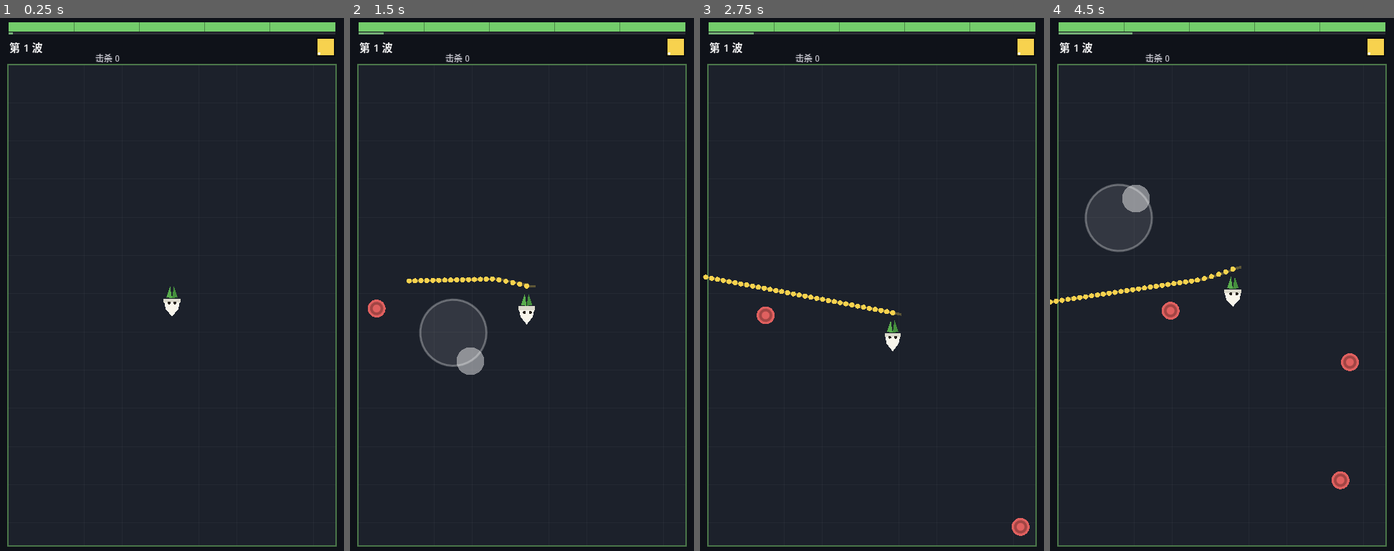
Above: before the commit, frames 1-4 (left to right).
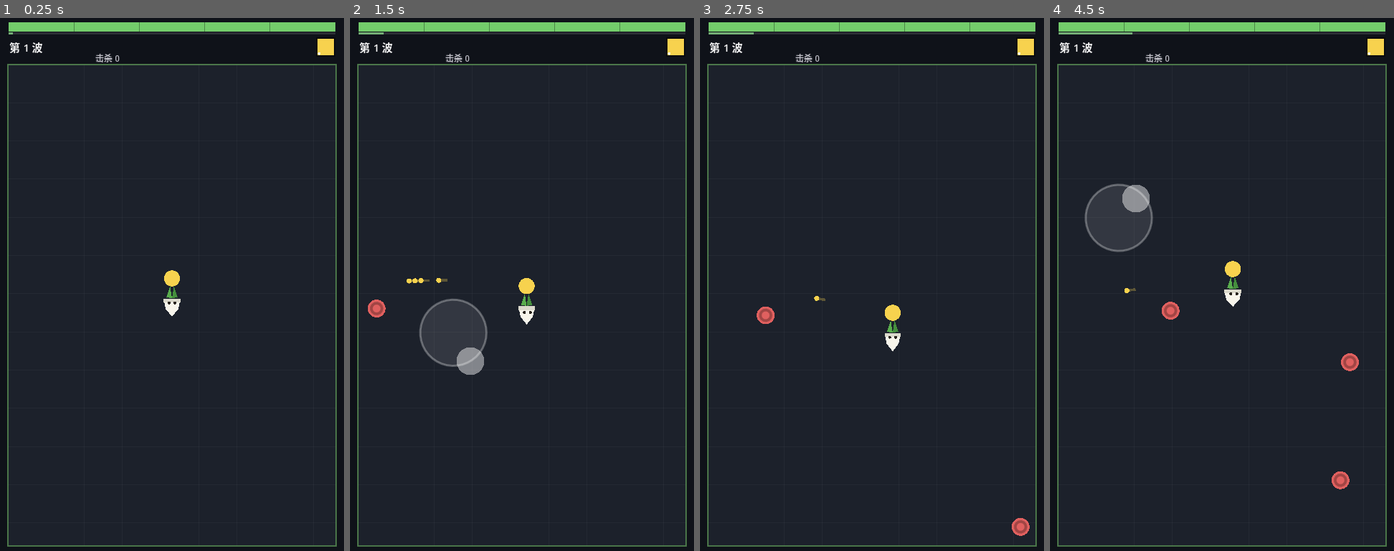
Above: after the commit, the same moments.

Repository: xiaomo945/veggie-arena
Game: Godot game, scene res://ui/Screens/Main.tscn
Two runs of this game, one before a commit and one after it. Both use one fixed random seed, a clock stepped at 60 frames per second and the inputs below.
Inputs (mouse positions are in pixels of both pictures, inside the frame that each line leads up to):
- Up to frame 1 (0.25 s): no input
- Up to frame 2 (1.5 s): tap Enter at 0.5 s; move the mouse to (597, 273) at 0.52 s; click (597, 273) at 0.67 s; drag from (453, 332) to (504, 417) at 1.27 s
- Up to frame 3 (2.75 s): move the mouse to (906, 177) at 2.02 s; click (906, 177) at 2.17 s
- Up to frame 4 (4.5 s): drag from (1204, 417) to (1118, 220) at 2.77 s; move the mouse to (1325, 391) at 3.52 s; click (1325, 391) at 3.67 s; drag from (1118, 220) to (1170, 161) at 4.27 s

The runs differ from the first frame. In frame 1, 0.1% of the frame differs, in the area x 47-53%, y 47-51%; in frame 2, 0.3%; in frame 3, 0.5%, in the area x 0-59%, y 48-57%; in frame 4, 0.5%.

Commit message:
fix: 修模拟断点(_dodge_dir) + weapons_changed 信号参数 bug + 导出 v0.4
- Main.gd: 补上缺失的 _dodge_dir()，模拟才能跑起来；波次结束自动购买并推进，模拟同时成为购买路径集成测试
- 真 bug: weapons_changed 信号声明带参，但 Player/HUD 处理函数写 0 参 → 每次买武器玩家武器不刷新（静默失效），已修
- 真 bug: Player._rebuild_weapons 参数名与成员 _weapons 撞名导致成员缓存永远为空 → 0 开火，已改名
- Art.gd 美术接入层(有图用图/没图手绘) + 死亡页 + 敌人/玩家双路径绘制
- 导出网页版 v0.4（单线程，无需 COOP/COEP）
- 153 项单测全绿，150s 模拟无报错（开火/命中/击杀/波次/商店/死亡全链路贯通）

Diff:
--- /dev/null
+++ b/godot/autoload/Art.gd
@@ -0,0 +1,65 @@
+extends Node
+
+# 美术资源访问层（autoload）
+#
+# 职责只有一件：把"名字"翻译成 res://art/ 下的贴图，并把结果缓存起来。
+# 缺图时返回 null（不是报错），调用方自己退回手绘外观 ——
+# 这样美术永远卡不住开发，反过来也不会因为漏图崩游戏。
+#
+# 命名 / 目录 / 导入设置见 docs/10_资源接入规范.md
+
+const ART_DIR := "res://art/"
+const SPRITE_PREFIX := "sprite_"
+const ICON_PREFIX := "icon_"
+const EXT := ".png"
+
+# key: 完整路径，value: Texture2D 或 null
+# 缓存 null 是有意的：缺图只查一次，之后走字典，不会每帧碰文件系统
+var _cache: Dictionary = {}
+
+# ---- 名字归一化：大小写、空格、连字符都不影响命中 ----
+static func normalize(name: String) -> String:
+	var s := name.strip_edges().to_lower()
+	s = s.replace(" ", "_")
+	s = s.replace("-", "_")
+	while s.find("__") >= 0:
+		s = s.replace("__", "_")
+	return s
+
+static func sprite_path(name: String) -> String:
+	return ART_DIR + SPRITE_PREFIX + normalize(name) + EXT
+
+static func icon_path(name: String) -> String:
+	return ART_DIR + ICON_PREFIX + normalize(name) + EXT
+
+func sprite(name: String) -> Texture2D:
+	return _cached_load(sprite_path(name))
+
+func icon(name: String) -> Texture2D:
+	return _cached_load(icon_path(name))
+
+# 只查不加载（没那张图时避免一次无用的 load）
+func has_sprite(name: String) -> bool:
+	return FileAccess.file_exists(sprite_path(name))
+
+func has_icon(name: String) -> bool:
+	return FileAccess.file_exists(icon_path(name))
+
+# 换皮 / 热重载贴图时用：清掉缓存，下一次访问重新读磁盘
+func clear_cache() -> void:
+	_cache.clear()
+
+func cached_count() -> int:
+	return _cache.size()
+
+func _cached_load(path: String) -> Texture2D:
+	if _cache.has(path):
+		return _cache[path] as Texture2D
+	var tex: Texture2D = null
+	if ResourceLoader.exists(path):
+		var res := ResourceLoader.load(path, "Texture2D")
+		tex = res as Texture2D
+		if tex == null:
+			push_warning("Art: 不是贴图或加载失败 " + path)
+	_cache[path] = tex
+	return tex
--- a/godot/entities/Enemy/Enemy.gd
+++ b/godot/entities/Enemy/Enemy.gd
@@ -4,6 +4,12 @@
 #   小兵 grunt = 红色圆（最常见）
 #   冲刺兵 fast = 橙色尖三角（细长、快）
 #   重甲兵 tank = 紫色六边形（大、慢、硬）
+#
+# 外观优先级：res://art/sprite_enemy_<类型>.png 存在 → 画贴图；
+# 不存在 → 退回下面的手绘几何体。两条路径共用同一套闪白/血条逻辑。
+
+# 贴图绘制边长 = radius * 该系数（贴图里角色占画布约 90%，画出来跟手绘版体量一致）
+const SPRITE_SCALE := 2.2
 
 var alive := false
 var eid := 0
@@ -59,6 +65,15 @@
 	var c := tint
 	if _flash > 0.0:
 		c = Color(1, 1, 1, 1).lerp(tint, 0.25)
+	var tex := Art.sprite("enemy_" + etype)
+	if tex != null:
+		_draw_sprite(tex, radius * SPRITE_SCALE, c)
+	else:
+		_draw_shape(c)
+	_draw_hp_bar()
+
+# 缺图时的手绘造型（保留原顺序：先"看清敌人"，再谈美术）
+func _draw_shape(c: Color) -> void:
 	match etype:
 		"fast":
 			# 尖三角，尖端朝上表示"冲得快"
@@ -80,10 +95,19 @@
 			draw_circle(Vector2.ZERO, radius, c)
 			draw_arc(Vector2.ZERO, radius * 0.6, 0.0, TAU, 14,
 				Color(0, 0, 0, 0.28), 3.0, true)
-	# 血条：只在受伤后显示，满血时不挡视线
-	if hp < max_hp:
-		var w := radius * 2.0
-		var y := -radius - 8.0
-		draw_rect(Rect2(-w * 0.5, y, w, 3.5), Color(0, 0, 0, 0.55))
-		draw_rect(Rect2(-w * 0.5, y, w * clampf(hp / max_hp, 0.0, 1.0), 3.5),
-			Color(0.85, 0.95, 0.5))
+
+# 贴图版本：modulate 直接吃闪白，血条照旧画在上面
+func _draw_sprite(tex: Texture2D, size: float, c: Color) -> void:
+	var half := size * 0.5
+	draw_texture_rect_region(tex, Rect2(-half, -half, size, size),
+		Rect2(Vector2.ZERO, tex.get_size()), c)
+
+# 血条：只在受伤后显示，满血时不挡视线
+func _draw_hp_bar() -> void:
+	if hp >= max_hp:
+		return
+	var w := radius * 2.0
+	var y := -radius - 8.0
+	draw_rect(Rect2(-w * 0.5, y, w, 3.5), Color(0, 0, 0, 0.55))
+	draw_rect(Rect2(-w * 0.5, y, w * clampf(hp / max_hp, 0.0, 1.0), 3.5),
+		Color(0.85, 0.95, 0.5))
--- a/godot/entities/Player/Player.gd
+++ b/godot/entities/Player/Player.gd
@@ -2,11 +2,18 @@
 
 # 玩家：跑位手感（core/Movement）+ 武器环绕与自动开火（core/Weapon）
 # 本文件不含任何平衡数值 —— 速度、冷却、伤害全读 balance.json / weapons.json
+#
+# 外观优先级：res://art/sprite_player.png 存在 → 画贴图；
+# 不存在 → 退回下面的手绘造型。呼吸挤压、无敌帧闪烁在两条路径下都生效。
 
 const Movement := preload("res://core/Movement.gd")
 const Weapon := preload("res://core/Weapon.gd")
 
 const MOUNT_RADIUS := 42.0
+# 贴图边长 = radius * 系数（贴图里角色占画布约 90%，画出来跟手绘版体量一致）
+const SPRITE_SCALE := 2.8
+# 环绕武器图标的边长（px）
+const MOUNT_ICON := 30.0
 
 var _dir := Vector2.ZERO
 var _vx := 0.0
@@ -54,8 +61,13 @@
 func _on_release() -> void:
 	_dir = Vector2.ZERO
 
+# 给模拟/AI 用：直接下移动指令（等价于手指推摇杆）
+func set_move_dir(d: Vector2) -> void:
+	_dir = d.normalized() if d.length() > 1.0 else d
+
 # 武器列表变化（买了/合成）时重建缓存，避免每帧读 JSON
-func _rebuild_weapons() -> void:
+# 参数来自 weapons_changed 信号，本函数直接读 GameState，故忽略它（命名避开成员 _weapons）
+func _rebuild_weapons(_ignored: Array = []) -> void:
 	_weapons = []
 	var cfg := Data.combat_cfg()
 	# 强化加成在这里一次性算进武器属性，开火时不再重复计算
@@ -80,7 +92,9 @@
 			"level": lv,
 			"stats": st,
 			"color": Color(str(def.get("color", "#ffffff"))),
-			"timer": 999.0,
+			# ⚠️ timer 初值必须是 cd（表示"冷却已满，可立即开火"）。
+			#    填成很大的数会导致 timer-cd 永远为正 → 每帧都开火（实测 876 发/17 秒）
+			"timer": float(st.get("cd", 1.0)),
 		})
 	queue_redraw()
 
@@ -129,6 +143,21 @@
 	var stretch := 1.0 / squash
 	# 受伤闪烁：无敌帧内半透明，让玩家知道"刚才挨打了"
 	var alpha := 1.0 if _ifr <= 0.0 else 0.55
+	var tex := Art.sprite("player")
+	if tex != null:
+		_draw_sprite(tex, squash, stretch, alpha)
+	else:
+		_draw_body(squash, stretch, alpha)
+	_draw_mounts()
+
+# 贴图版：squash/stretch 一样作用到贴图上，保证"贴图一接入，动画不会消失"
+func _draw_sprite(tex: Texture2D, squash: float, stretch: float, alpha: float) -> void:
+	var w := _radius * SPRITE_SCALE * stretch
+	var h := _radius * SPRITE_SCALE * squash
+	draw_texture_rect_region(tex, Rect2(-w * 0.5, -h * 0.5, w, h),
+		Rect2(Vector2.ZERO, tex.get_size()), Color(1, 1, 1, alpha))
+
+func _draw_body(squash: float, stretch: float, alpha: float) -> void:
 	draw_colored_polygon(PackedVector2Array([
 		Vector2(-9, -12), Vector2(-3, -30), Vector2(0, -11)]), Color(LEAF.r, LEAF.g, LEAF.b, alpha))
 	draw_colored_polygon(PackedVector2Array([
@@ -156,6 +185,19 @@
 	draw_circle(Vector2(4.6 + look.x * 2.2, -2 + look.y * 1.6), 2.3,
 		Color(EYE.r, EYE.g, EYE.b, alpha))
 
-# 武器图标画在角色身上（跟着一起移动）
-func draw_mounts() -> void:
-	pass
+# 武器图标绕着角色站位（位置由 core/Weapon.mount_position 算，跟开火点是同一个）
+# 缺图时退化成一个色点，玩家至少能看出"我带了几把武器"
+func _draw_mounts() -> void:
+	var n := _weapons.size()
+	if n == 0:
+		return
+	for i in n:
+		var w: Dictionary = _weapons[i]
+		var p := Weapon.mount_position(Vector2.ZERO, i, n, MOUNT_RADIUS)
+		var s := MOUNT_ICON
+		var tex := Art.icon("weapon_" + str(w["key"]))
+		if tex == null:
+			draw_circle(p, s * 0.42, w["color"] as Color)
+			continue
+		draw_texture_rect_region(tex, Rect2(p.x - s * 0.5, p.y - s * 0.5, s, s),
+			Rect2(Vector2.ZERO, tex.get_size()))
--- a/godot/project.godot
+++ b/godot/project.godot
@@ -11,6 +11,7 @@
 
 [autoload]
 
+Art="*res://autoload/Art.gd"
 Data="*res://autoload/Data.gd"
 Events="*res://autoload/Events.gd"
 GameState="*res://autoload/GameState.gd"
--- a/godot/scenes/Game.gd
+++ b/godot/scenes/Game.gd
@@ -7,6 +7,7 @@
 const EnemyScene := preload("res://entities/Enemy/Enemy.tscn")
 const HUDScene := preload("res://ui/HUD/HUD.tscn")
 const ShopScene := preload("res://ui/Shop/Shop.tscn")
+const DeathScene := preload("res://ui/Screens/DeathScreen.tscn")
 const Economy := preload("res://core/Economy.gd")
 const Spawner := preload("res://core/Spawner.gd")
 const Hit := preload("res://core/Hit.gd")
@@ -43,6 +44,7 @@
 	GameState.reset()
 	add_child(HUDScene.instantiate())
 	add_child(ShopScene.instantiate())
+	add_child(DeathScene.instantiate())
 	Events.shop_closed.connect(_on_shop_closed)
 
 func _build_pools() -> void:
@@ -176,6 +178,7 @@
 		if b.hit_ids.has(e.eid):
 			continue          # 同一发子弹不重复打同一个敌人
 		b.hit_ids[e.eid] = true
+		hits_landed += 1
 		_damage_enemy(e, b.dmg)
 		if b.aoe_radius > 0.0:
 			_explode(b, e)
@@ -198,7 +201,11 @@
 		GameState.add_kill()
 		GameState.add_gold(e.gold)
 
+var shots_fired := 0
+var hits_landed := 0
+
 func _on_weapon_fired(pos: Vector2, dir: Vector2, stats: Dictionary, c: Color) -> void:
+	shots_fired += 1
 	for attempt in MAX_BULLETS:
 		var b = _bullets[_bullet_cursor]
 		_bullet_cursor = (_bullet_cursor + 1) % MAX_BULLETS
--- a/godot/ui/HUD/HUD.gd
+++ b/godot/ui/HUD/HUD.gd
@@ -60,7 +60,7 @@
 	_kill.text = "击杀 %d" % GameState.kills
 	_wave.text = "第 %d 波" % GameState.wave
 
-func _on_weapons() -> void:
+func _on_weapons(_ignored: Array = []) -> void:
 	var slots: Array = []
 	for w in GameState.weapons:
 		if not (w is Dictionary):
--- /dev/null
+++ b/godot/ui/Screens/DeathScreen.gd
@@ -0,0 +1,51 @@
+extends CanvasLayer
+
+# 死亡页：告诉玩家"你撑到第几波、杀了多少"，然后一键重开。
+# 重开用 reload_current_scene —— GameState 会在 Game._ready() 里自动 reset，不用手动清状态。
+
+var _root: Control
+var _title: Label
+var _stat: Label
+var _btn: Button
+
+func _ready() -> void:
+	layer = 40
+	_build()
+	_root.visible = false
+	Events.player_died.connect(_show)
+
+func _build() -> void:
+	_root = Control.new()
+	_root.set_anchors_preset(Control.PRESET_FULL_RECT)
+	add_child(_root)
+
+	var shade := ColorRect.new()
+	shade.set_anchors_preset(Control.PRESET_FULL_RECT)
+	shade.color = Color(0.05, 0.02, 0.03, 0.78)
+	_root.add_child(shade)
+
+	_title = Label.new()
+	_title.text = "被吃掉了"
+	_title.add_theme_font_size_override("font_size", 38)
+	_title.set_position(Vector2(150, 300))
+	_root.add_child(_title)
+
+	_stat = Label.new()
+	_stat.add_theme_font_size_override("font_size", 20)
+	_stat.set_position(Vector2(150, 370))
+	_root.add_child(_stat)
+
+	_btn = Button.new()
+	_btn.text = "再来一局"
+	_btn.set_size(Vector2(300, 74))
+	_btn.set_position(Vector2(120, 470))
+	_btn.add_theme_font_size_override("font_size", 24)
+	_btn.pressed.connect(_restart)
+	_root.add_child(_btn)
+
+func _show() -> void:
+	_stat.text = "撑到第 %d 波 · 击杀 %d 个" % [GameState.wave, GameState.kills]
+	_root.visible = true
+
+func _restart() -> void:
+	get_tree().reload_current_scene()
--- /dev/null
+++ b/godot/ui/Screens/DeathScreen.tscn
@@ -0,0 +1,7 @@
+[gd_scene load_steps=2 format=3]
+
+[ext_resource type="Script" path="res://ui/Screens/DeathScreen.gd" id="1"]
+
+[node name="DeathScreen" type="CanvasLayer"]
+layer = 40
+script = ExtResource("1")
--- a/godot/ui/Screens/Main.gd
+++ b/godot/ui/Screens/Main.gd
@@ -6,9 +6,12 @@
 const PlayerScene := preload("res://entities/Player/Player.tscn")
 const JoystickScene := preload("res://ui/Joystick/Joystick.tscn")
 const GameScene := preload("res://scenes/Game.tscn")
+const Economy := preload("res://core/Economy.gd")
+const Inventory := preload("res://core/Inventory.gd")
 
 var player: Node2D
 var game: Node
+var _rng := RandomNumberGenerator.new()
 
 const BG := Color(0.06, 0.07, 0.10)
 const FLOOR := Color(0.11, 0.13, 0.17)
@@ -46,25 +49,109 @@
 			return float(a.substr(6))
 	return 0.0
 
+# 模拟用 AI：远离最近的敌人，同时往场地中心靠，避免被逼到墙角定死。
+# 真实游戏里这由玩家手指完成，模拟只能用算法代替。
+func _dodge_dir() -> Vector2:
+	var a := Data.arena()
+	var center := Vector2(float(a.get("x", 0)) + float(a.get("w", 540)) * 0.5,
+	                      float(a.get("y", 0)) + float(a.get("h", 900)) * 0.5)
+	var pp := player.global_position
+	var nearest: Node2D = null
+	var nd := 99999.0
+	for e in game._enemies:
+		if not e.alive:
+			continue
+		var d := pp.distance_to(e.global_position)
+		if d < nd:
+			nd = d
+			nearest = e
+	var to_center := (center - pp).normalized()
+	var away := to_center
+	if nearest != null and nd < 160.0:
+		away = (pp - nearest.global_position).normalized().lerp(to_center, 0.25)
+	# 抖动避免被逼到死角后反复横跳卡住
+	away = away.rotated(randf_range(-0.35, 0.35))
+	return away.limit_length(1.0)
+
+# 自动逛补给站：把"买得起的全买"跑一遍，等于把商店的购买运行期路径也测了。
+# 真实游戏里这一步由玩家手指完成，模拟只是代替点击。
+func _auto_shop() -> void:
+	var cfg := Data.shop_cfg()
+	var max_slot := int(cfg.get("max_slot", 6))
+	var max_lv := int(cfg.get("max_lv", 4))
+	var pool := Economy.build_pool(GameState.weapons, Data.weapons, Data.upgrades, max_slot, max_lv)
+	var offers := Economy.roll_offers(pool, int(cfg.get("offer_count", 4)), _rng)
+	for o in offers:
+		var cost := int(o.get("cost", 999))
+		if not Economy.can_buy(GameState.gold, cost):
+			continue
+		if str(o.get("kind", "")) == "weapon":
+			var ok := Inventory.merge_or_add(GameState.weapons, o, max_slot, max_lv, Data.combat_cfg())
+			if ok:
+				Events.weapons_changed.emit(GameState.weapons)
+			else:
+				continue
+		else:
+			GameState.buy_upgrade(str(o.get("key", "")))
+		GameState.spend_gold(cost)
+
 func _run_simulation(seconds: float) -> void:
 	var steps := int(seconds * 60.0)
 	var peak_alive := 0
 	var survived := 0
+	var _trace := OS.get_cmdline_user_args().has("--trace")
 	for i in steps:
+		# 站着不动是最坏情况；模拟里让玩家自动躲，才能看出"会玩的话能撑多久"
+		player.set_move_dir(_dodge_dir())
 		player._physics_process(1.0 / 60.0)
 		game._physics_process(1.0 / 60.0)
+		# 波次结束：自动逛补给站（买得起的全买，验证购买运行期路径不崩），再开下一波
+		if game._paused:
+			_auto_shop()
+			Events.shop_closed.emit()
 		var n := int(game.alive_enemy_count())
 		if n > peak_alive:
 			peak_alive = n
 		survived = i + 1
+		if _trace and i >= 200 and i < 215:
+			var tb = null
+			for b in game._bullets:
+				if b.active and b.life < 0.05:
+					tb = b
+					break
+			if tb == null:
+				continue
+			var ne := Vector2.ZERO
+			var nd := 99999.0
+			for e in game._enemies:
+				if e.alive:
+					var dd: float = tb.global_position.distance_to(e.global_position)
+					if dd < nd:
+						nd = dd
+						ne = e.global_position
+			print("   弹 %s dir=%s r=%.0f life=%.2f | 最近敌 %s d=%.1f" % [
+				tb.global_position, tb.dir, tb.radius, tb.life, ne, nd])
+		if (i + 1) % 60 == 0 and OS.get_cmdline_user_args().has("--verbose"):
+			var nb := 0
+			for b in game._bullets:
+				if b.active:
+					nb += 1
+			print("  [%.0fs] 敌%d 弹%d 射%d 中%d 血%d" % [
+				float(i + 1) / 60.0, int(game.alive_enemy_count()), nb,
+				game.shots_fired, game.hits_landed, GameState.hp])
 		if not GameState.running:
 			break
 	print("")
-	print("=== 战斗模拟 %.0f 秒（玩家站着不动）===" % seconds)
+	print("=== 战斗模拟 %.0f 秒（模拟 AI 自动跑位躲怪）===" % seconds)
 	print("  存活时长    : %.1f 秒" % (float(survived) / 60.0))
-	print("  波次        : %d" % GameState.wave)
+	print("  波次        : %d（波内 %.1f / %.0f 秒）" % [
+		GameState.wave, GameState.elapsed_in_wave,
+		float(Data.wave_cfg().get("length", 20))])
 	print("  场上敌人峰值: %d" % peak_alive)
 	print("  累计击杀    : %d" % GameState.kills)
+	print("  开火/命中   : %d / %d（命中率 %.0f%%）" % [
+		game.shots_fired, game.hits_landed,
+		100.0 * float(game.hits_landed) / maxf(1.0, float(game.shots_fired))])
 	print("  金币        : %d" % GameState.gold)
 	print("  玩家血量    : %d / %d" % [GameState.hp, GameState.max_hp])
 	print("  玩家状态    : %s" % ("存活" if GameState.running else "已死亡"))
Not shown, changed: docs/04_模块结构与路线图.md
Not shown, changed: scripts/check.sh
